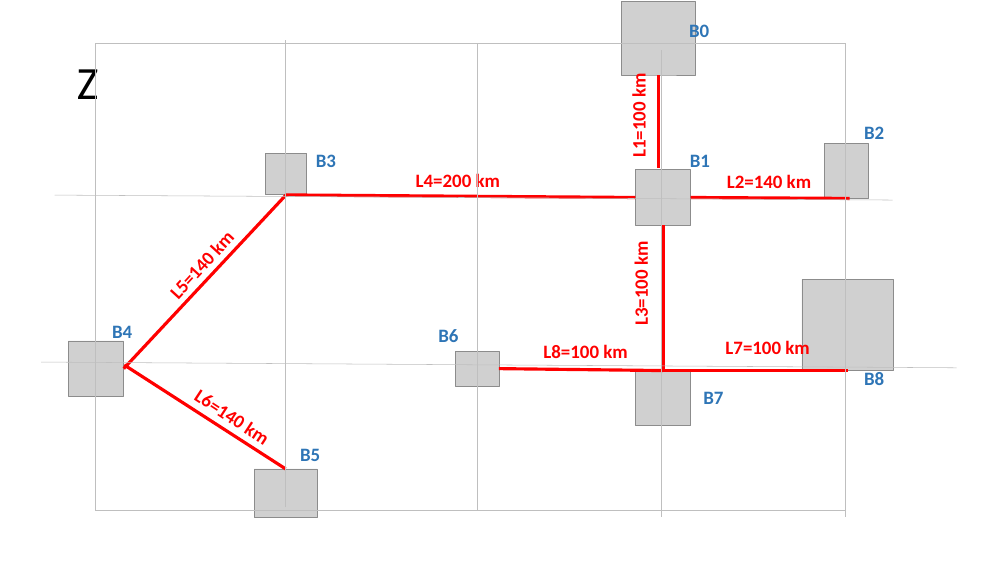
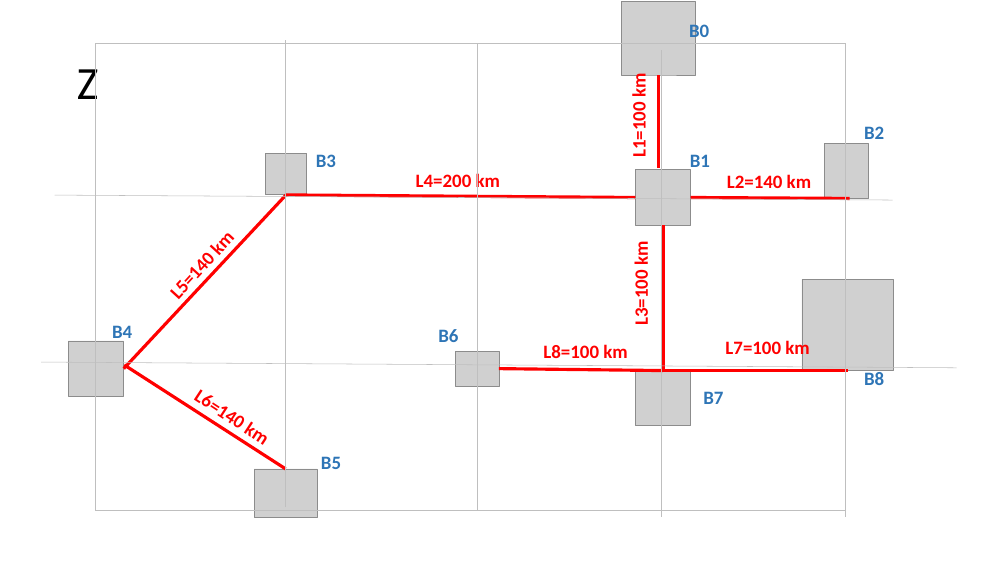
Before and after one commit to Victor-Llopis/PowerSystem2, a slide deck: slide 3 of powerSystem_plantdistribution.pptx. Drawn at 1008x567 pixels with LibreOffice and Linux fonts; fonts in the diff are those of the drawing; grey boxes stand for pictures; background and template pictures are left out. Boxes give left, top, right and bottom in pixels: in the first picture for what was removed or moved away, otherwise in the second. Text is boxed around its words. In the diff, an @@ line names an element or a change of style, - is before the commit and + after.

```diff
--- a/powerSystem_plantdistribution.pptx
+++ b/powerSystem_plantdistribution.pptx
@@ text "B5": place and size @@
-text "B5" at (300,448,320,461)
+text "B5" at (321,456,341,469)
```
Also in this commit, not shown: 1 slide added, 1 other file.
